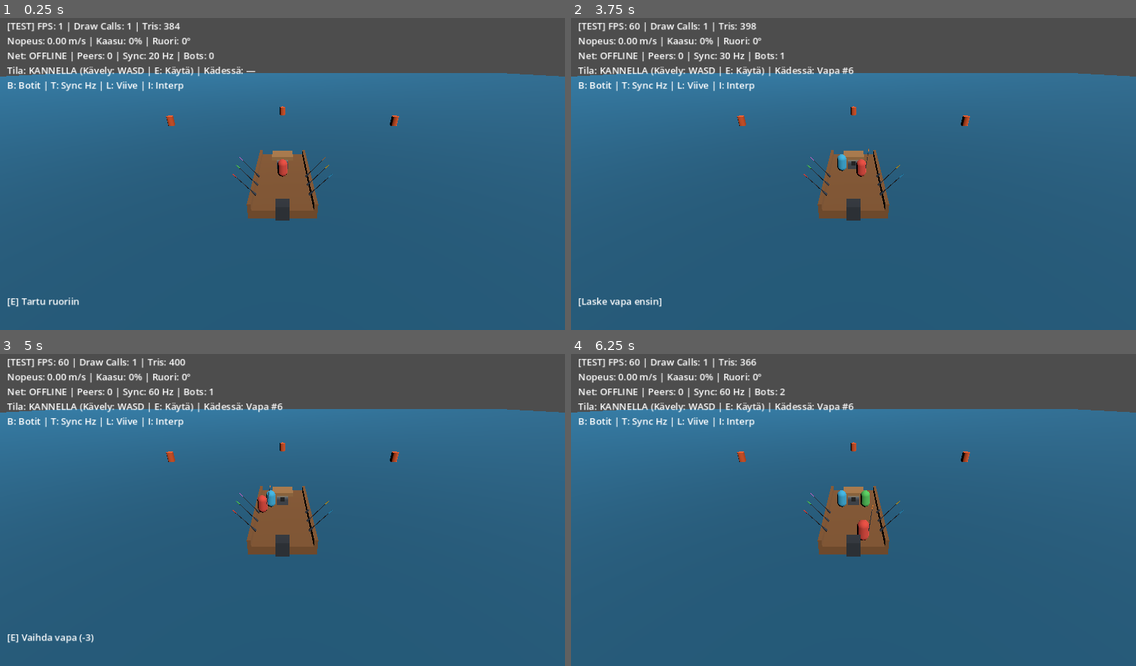
Above: before the commit, frames 1-4 (two rows, left to right).
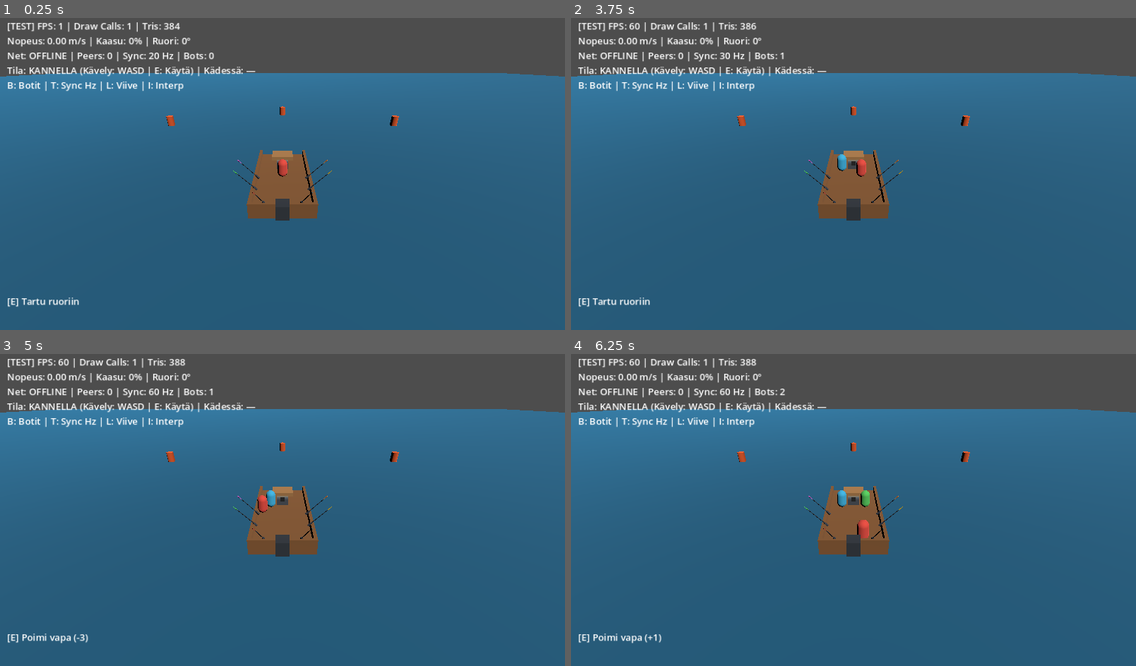
Above: after the commit, the same moments.

Repository: pukseli/kalastuspeli
Game: Godot game, scene res://src/main.tscn
Same seed, same stepped clock (60 frames per second), same inputs: the game is played once before the commit and once after it.
Inputs:
- Up to frame 1 (0.25 s): no input
- Up to frame 2 (3.75 s): tap Enter at 0.5 s; hold D 0.53-1.28 s; tap T at 0.6 s; hold S 1.28-2.03 s; tap B at 1.35 s; hold D 2.03-2.78 s; tap L at 2.1 s; tap Space at 2.75 s; hold W 2.78-3.53 s; tap I at 2.85 s; hold A from 3.53 s (still down); tap E at 3.6 s
- Up to frame 3 (5 s): keep holding A; tap T at 4.35 s
- Up to frame 4 (6.25 s): tap Enter at 5 s; release A at 5.03 s; hold S 5.03-5.78 s; tap B at 5.1 s; hold D from 5.78 s (still down); tap L at 5.85 s

The runs differ from the first frame. In frame 1, 0.2% of the frame differs, in the area x 41-59%, y 44-62%; in frame 2, 0.5%, in the area x 2-59%, y 1-93%; in frame 3, 0.5%; in frame 4, 0.5%.

Commit message:
feat(slice-06): reposition default rod holders to 2 stern and 2+2 side slots

Diff:
--- a/src/core/simulation/item_config.gd
+++ b/src/core/simulation/item_config.gd
@@ -7,6 +7,8 @@
 const DEFAULT_HOLDER_RADIUS: float = 0.85
 const HOLDER_MOUNT_Y: float = 0.65
 const DEFAULT_SIDE_X: float = 1.55
+const DEFAULT_STERN_X: float = 0.95
+const DEFAULT_STERN_Z: float = 3.45
 
 var rod_count: int = DEFAULT_ROD_COUNT
 var holders: Array[Dictionary] = []
@@ -28,23 +30,22 @@
 
 static func create_default_rod_holders() -> Array[Dictionary]:
 	var specs: Array[Dictionary] = [
-		{"slot": -3, "id": "rod_-3", "label": "-3", "side": -1, "z": 0.6},
-		{"slot": -2, "id": "rod_-2", "label": "-2", "side": -1, "z": 1.6},
-		{"slot": -1, "id": "rod_-1", "label": "-1", "side": -1, "z": 2.6},
-		{"slot": 1, "id": "rod_+1", "label": "+1", "side": 1, "z": 2.6},
-		{"slot": 2, "id": "rod_+2", "label": "+2", "side": 1, "z": 1.6},
-		{"slot": 3, "id": "rod_+3", "label": "+3", "side": 1, "z": 0.6},
+		{"slot": -3, "id": "rod_-3", "label": "-3", "side": -1, "pos": Vector3(-DEFAULT_SIDE_X, HOLDER_MOUNT_Y, 0.8), "tilt": Vector3(14.0, 0.0, 38.0)},
+		{"slot": -2, "id": "rod_-2", "label": "-2", "side": -1, "pos": Vector3(-DEFAULT_SIDE_X, HOLDER_MOUNT_Y, 2.1), "tilt": Vector3(14.0, 0.0, 38.0)},
+		{"slot": -1, "id": "rod_-1", "label": "-1", "side": -1, "pos": Vector3(-DEFAULT_STERN_X, HOLDER_MOUNT_Y, DEFAULT_STERN_Z), "tilt": Vector3(38.0, 0.0, 12.0)},
+		{"slot": 1, "id": "rod_+1", "label": "+1", "side": 1, "pos": Vector3(DEFAULT_STERN_X, HOLDER_MOUNT_Y, DEFAULT_STERN_Z), "tilt": Vector3(38.0, 0.0, -12.0)},
+		{"slot": 2, "id": "rod_+2", "label": "+2", "side": 1, "pos": Vector3(DEFAULT_SIDE_X, HOLDER_MOUNT_Y, 2.1), "tilt": Vector3(14.0, 0.0, -38.0)},
+		{"slot": 3, "id": "rod_+3", "label": "+3", "side": 1, "pos": Vector3(DEFAULT_SIDE_X, HOLDER_MOUNT_Y, 0.8), "tilt": Vector3(14.0, 0.0, -38.0)},
 	]
 	var result: Array[Dictionary] = []
 	for spec in specs:
-		var side := int(spec["side"])
-		var z := float(spec["z"])
 		result.append({
 			"id": str(spec["id"]),
 			"slot": int(spec["slot"]),
 			"label": str(spec["label"]),
-			"side": side,
-			"local_position": Vector3(float(side) * DEFAULT_SIDE_X, HOLDER_MOUNT_Y, z),
+			"side": int(spec["side"]),
+			"local_position": spec["pos"],
+			"tilt_degrees": spec["tilt"],
 			"radius": DEFAULT_HOLDER_RADIUS,
 			"allowed_types": [ITEM_TYPE_ROD],
 		})
@@ -94,12 +95,16 @@
 	var parts: Array[String] = []
 	for h in holders:
 		var pos: Vector3 = h.get("local_position", Vector3.ZERO)
-		parts.append("%s:%d:%.3f,%.3f,%.3f:%.3f" % [
+		var tilt: Vector3 = h.get("tilt_degrees", Vector3.ZERO)
+		parts.append("%s:%d:%.3f,%.3f,%.3f:%.2f,%.2f,%.2f:%.3f" % [
 			str(h.get("id", "")),
 			int(h.get("side", 0)),
 			pos.x,
 			pos.y,
 			pos.z,
+			tilt.x,
+			tilt.y,
+			tilt.z,
 			float(h.get("radius", DEFAULT_HOLDER_RADIUS)),
 		])
 	return "|".join(parts)
@@ -155,6 +160,13 @@
 
 	var default_side := -1 if pos.x < 0.0 else 1
 	var side := int(raw.get("side", default_side))
+	var tilt := Vector3(14.0, 0.0, -float(side) * 38.0)
+	var raw_tilt: Variant = raw.get("tilt_degrees", null)
+	if raw_tilt is Vector3:
+		tilt = raw_tilt as Vector3
+	elif raw_tilt is Dictionary:
+		var td := raw_tilt as Dictionary
+		tilt = Vector3(float(td.get("x", tilt.x)), float(td.get("y", tilt.y)), float(td.get("z", tilt.z)))
 	var radius := maxf(0.05, float(raw.get("radius", DEFAULT_HOLDER_RADIUS)))
 	var label := str(raw.get("label", hid))
 
@@ -173,6 +185,7 @@
 		"label": label,
 		"side": side,
 		"local_position": pos,
+		"tilt_degrees": tilt,
 		"radius": radius,
 		"allowed_types": allowed_types,
 	}
--- a/src/view/boat_view.gd
+++ b/src/view/boat_view.gd
@@ -32,6 +32,10 @@
 	add_child(_make_box(Vector3(0.2, 0.4, 7.2), Vector3(-1.7, 0.45, 0.0), hull_mat))
 	add_child(_make_box(Vector3(0.2, 0.4, 7.2), Vector3(1.7, 0.45, 0.0), hull_mat))
 
+	# Left & Right Stern Transom Rails flanking the outboard motor
+	add_child(_make_box(Vector3(1.25, 0.4, 0.2), Vector3(-0.975, 0.45, 3.5), hull_mat))
+	add_child(_make_box(Vector3(1.25, 0.4, 0.2), Vector3(0.975, 0.45, 3.5), hull_mat))
+
 	# Bow / Front Marker (-Z forward)
 	add_child(_make_box(Vector3(1.6, 0.35, 1.2), Vector3(0.0, 0.4, -3.0), bow_mat))
 
@@ -143,7 +147,7 @@
 			continue
 		var pos: Vector3 = holder.get("local_position", Vector3.ZERO)
 		var side := int(holder.get("side", 1))
-		var tilt_deg := Vector3(12.0, 0.0, -float(side) * 35.0)
+		var tilt_deg: Vector3 = holder.get("tilt_degrees", Vector3(14.0, 0.0, -float(side) * 38.0))
 		var socket := MeshInstance3D.new()
 		socket.name = "Holder_%s" % hid
 		socket.mesh = _holder_socket_mesh
--- a/tests/test_06_held_items.gd
+++ b/tests/test_06_held_items.gd
@@ -10,6 +10,16 @@
 	var crew_sim := CrewSimulator.new()
 
 	assert_eq(state.items.size(), 4, "4 rods should spawn when rod_count is 4")
+	var h_stern_l := cfg.get_holder("rod_-1")
+	var h_stern_r := cfg.get_holder("rod_+1")
+	var h_side_l2 := cfg.get_holder("rod_-2")
+	var h_side_l3 := cfg.get_holder("rod_-3")
+	var h_side_r2 := cfg.get_holder("rod_+2")
+	var h_side_r3 := cfg.get_holder("rod_+3")
+	assert_true((h_stern_l["local_position"] as Vector3).z > 3.0 and absf((h_stern_l["local_position"] as Vector3).x) < 1.2, "rod_-1 sits on left stern transom")
+	assert_true((h_stern_r["local_position"] as Vector3).z > 3.0 and absf((h_stern_r["local_position"] as Vector3).x) < 1.2, "rod_+1 sits on right stern transom")
+	assert_true(absf((h_side_l2["local_position"] as Vector3).x) > 1.4 and absf((h_side_l3["local_position"] as Vector3).x) > 1.4, "rod_-2 and rod_-3 sit on left gunwale")
+	assert_true(absf((h_side_r2["local_position"] as Vector3).x) > 1.4 and absf((h_side_r3["local_position"] as Vector3).x) > 1.4, "rod_+2 and rod_+3 sit on right gunwale")
 	assert_true(state.get_holder_item("rod_-1") != null, "rod_-1 should be populated first")
 	assert_true(state.get_holder_item("rod_+1") != null, "rod_+1 should be populated")
 	assert_true(state.get_holder_item("rod_-2") != null, "rod_-2 should be populated")
@@ -20,7 +30,7 @@
 	var interact_in := PlayerInput.new()
 	interact_in.interact = true
 
-	p1.local_position = Vector3(-1.3, CrewSimulator.DECK_SURFACE_Y, 2.6)
+	p1.local_position = Vector3(-0.95, CrewSimulator.DECK_SURFACE_Y, 3.0)
 	item_sim.step(state, {1: interact_in}, ItemSimulator.FIXED_DELTA)
 
 	var rod := state.get_player_held_item(1)
@@ -41,7 +51,7 @@
 	assert_eq(rod.holder_id, "", "Rod holder_id stays empty when no holder is nearby")
 
 	# Move near empty rod_-3 and place rod
-	p1.local_position = Vector3(-1.3, CrewSimulator.DECK_SURFACE_Y, 0.6)
+	p1.local_position = Vector3(-1.3, CrewSimulator.DECK_SURFACE_Y, 0.8)
 	item_sim.step(state, {1: interact_in}, ItemSimulator.FIXED_DELTA)
 	assert_true(state.get_player_held_item(1) == null, "Player 1 hands should be empty after placing rod")
 	assert_eq(rod.carrier_peer_id, 0, "Placed rod carrier_peer_id must be 0")
@@ -56,8 +66,8 @@
 	var p1 := state.ensure_player(1)
 	var p2 := state.ensure_player(2)
 
-	p1.local_position = Vector3(-1.3, CrewSimulator.DECK_SURFACE_Y, 2.6)
-	p2.local_position = Vector3(-1.2, CrewSimulator.DECK_SURFACE_Y, 2.55)
+	p1.local_position = Vector3(-0.95, CrewSimulator.DECK_SURFACE_Y, 3.0)
+	p2.local_position = Vector3(-0.9, CrewSimulator.DECK_SURFACE_Y, 2.95)
 	var interact_in := PlayerInput.new()
 	interact_in.interact = true
 
@@ -72,7 +82,7 @@
 	assert_true(state.get_holder_item("rod_-1") == null, "rod_-1 must be vacant after pickup")
 
 	# Player 1 swaps rod_a with rod_b at occupied rod_-3
-	p1.local_position = Vector3(-1.3, CrewSimulator.DECK_SURFACE_Y, 0.6)
+	p1.local_position = Vector3(-1.3, CrewSimulator.DECK_SURFACE_Y, 0.8)
 	item_sim.step(state, {1: interact_in}, ItemSimulator.FIXED_DELTA)
 	assert_eq(rod_a.holder_id, "rod_-3", "Held rod_a should be placed into rod_-3 on swap")
 	assert_eq(rod_a.carrier_peer_id, 0, "Swapped-in rod_a carrier_peer_id must be 0")
@@ -80,7 +90,7 @@
 	assert_eq(rod_b.holder_id, "", "Carried rod_b holder_id must be empty")
 
 	# Player 1 places rod_b into now-empty rod_-1
-	p1.local_position = Vector3(-1.3, CrewSimulator.DECK_SURFACE_Y, 2.6)
+	p1.local_position = Vector3(-0.95, CrewSimulator.DECK_SURFACE_Y, 3.0)
 	item_sim.step(state, {1: interact_in}, ItemSimulator.FIXED_DELTA)
 	assert_true(state.get_holder_item("rod_-3") == rod_a, "rod_-3 holds rod_a")
 	assert_true(state.get_holder_item("rod_-1") == rod_b, "rod_-1 holds rod_b")
@@ -102,7 +112,7 @@
 	var world := WorldView.new()
 
 	var p1 := state.ensure_player(1)
-	p1.local_position = Vector3(-1.3, CrewSimulator.DECK_SURFACE_Y, 2.6)
+	p1.local_position = Vector3(-0.95, CrewSimulator.DECK_SURFACE_Y, 3.0)
 	var interact_in := PlayerInput.new()
 	interact_in.interact = true
 	item_sim.step(state, {1: interact_in}, ItemSimulator.FIXED_DELTA)
@@ -125,16 +135,16 @@
 	# Fallback when last_holder_id is occupied by another player
 	var p2 := state.ensure_player(2)
 	var p3 := state.ensure_player(3)
-	p2.local_position = Vector3(1.3, CrewSimulator.DECK_SURFACE_Y, 2.6)
+	p2.local_position = Vector3(0.95, CrewSimulator.DECK_SURFACE_Y, 3.0)
 	item_sim.step(state, {2: interact_in}, ItemSimulator.FIXED_DELTA)
 	var rod_b := state.get_player_held_item(2)
 	assert_true(rod_b != null, "Player 2 picked up rod_b from rod_+1")
 
-	p3.local_position = Vector3(1.3, CrewSimulator.DECK_SURFACE_Y, 1.6)
+	p3.local_position = Vector3(1.3, CrewSimulator.DECK_SURFACE_Y, 2.1)
 	item_sim.step(state, {3: interact_in}, ItemSimulator.FIXED_DELTA)
 	var rod_c := state.get_player_held_item(3)
 	assert_true(rod_c != null, "Player 3 picked up rod_c from rod_+2")
-	p3.local_position = Vector3(1.3, CrewSimulator.DECK_SURFACE_Y, 2.6)
+	p3.local_position = Vector3(0.95, CrewSimulator.DECK_SURFACE_Y, 3.0)
 	item_sim.step(state, {3: interact_in}, ItemSimulator.FIXED_DELTA)
 	assert_true(state.get_holder_item("rod_+1") == rod_c, "rod_+1 is now occupied by rod_c")
 	assert_true(state.get_holder_item("rod_+2") == null, "rod_+2 is now empty")
@@ -255,7 +265,7 @@
 	var host_input := PlayerInput.new()
 
 	var p2 := host_state.ensure_player(2)
-	p2.local_position = Vector3(-1.3, CrewSimulator.DECK_SURFACE_Y, 1.6)
+	p2.local_position = Vector3(-1.3, CrewSimulator.DECK_SURFACE_Y, 2.1)
 	host_net.receive_client_input(2, {"throttle": 0.0, "steering": 0.0, "move_x": 0.0, "move_z": 0.0, "interact": true})
 	var snap := host_net.step_game_tick(host_state, host_input, boat_sim, crew_sim, station_sim, item_sim)
 
@@ -267,12 +277,12 @@
 	var snap_state_a := GameState.new()
 	snap_state_a.tick = 6
 	var sa_p2 := snap_state_a.ensure_player(2)
-	sa_p2.local_position = Vector3(-1.3, CrewSimulator.DECK_SURFACE_Y, 1.0)
+	sa_p2.local_position = Vector3(-1.3, CrewSimulator.DECK_SURFACE_Y, 1.5)
 
 	var snap_state_b := GameState.new()
 	snap_state_b.tick = 12
 	var sb_p2 := snap_state_b.ensure_player(2)
-	sb_p2.local_position = Vector3(-1.3, CrewSimulator.DECK_SURFACE_Y, 1.6)
+	sb_p2.local_position = Vector3(-1.3, CrewSimulator.DECK_SURFACE_Y, 2.1)
 	var b_rod := snap_state_b.get_holder_item("rod_-2")
 	b_rod.carrier_peer_id = 2
 	b_rod.holder_id = ""
@@ -284,7 +294,7 @@
 
 	var out := GameState.new()
 	assert_true(interp.sample_at(out, 0.15, true), "Interpolator sample_at succeeds at midpoint")
-	assert_almost_eq(out.players[2].local_position.z, 1.3, 0.001, "Player 2 Z interpolates smoothly to midpoint 1.3")
+	assert_almost_eq(out.players[2].local_position.z, 1.8, 0.001, "Player 2 Z interpolates smoothly to midpoint 1.8")
 	assert_true(out.get_player_held_item(2) != null, "Interpolated state reads carried rod discretely from latest snapshot")
 
 	var world := WorldView.new()
@@ -294,11 +304,11 @@
 	assert_true(p2_view.has_visible_held_item(), "PlayerView shows held item when carrying rod")
 	assert_eq(world.boat_view.get_visible_resting_rod_count(), 5, "BoatView renders 5 resting rods when 1 is carried")
 
-	out.players[2].local_position = Vector3(-1.3, CrewSimulator.DECK_SURFACE_Y, 1.6)
+	out.players[2].local_position = Vector3(-1.3, CrewSimulator.DECK_SURFACE_Y, 2.1)
 	world.apply_game_state(out, "", 2, true)
 	assert_eq(world.prompt_label.text, "[E] Aseta vapa (-2)", "Prompt shows place action near empty holder -2")
 
-	out.players[2].local_position = Vector3(-1.3, CrewSimulator.DECK_SURFACE_Y, 0.6)
+	out.players[2].local_position = Vector3(-1.3, CrewSimulator.DECK_SURFACE_Y, 0.8)
 	world.apply_game_state(out, "", 2, true)
 	assert_eq(world.prompt_label.text, "[E] Vaihda vapa (-3)", "Prompt shows swap action near occupied holder -3")
 
Not shown, changed: specs/02-mechanics/trolling-gameplay.md
Not shown, changed: specs/02-roadmap.md
Not shown, changed: specs/slices/06-held-items.md
